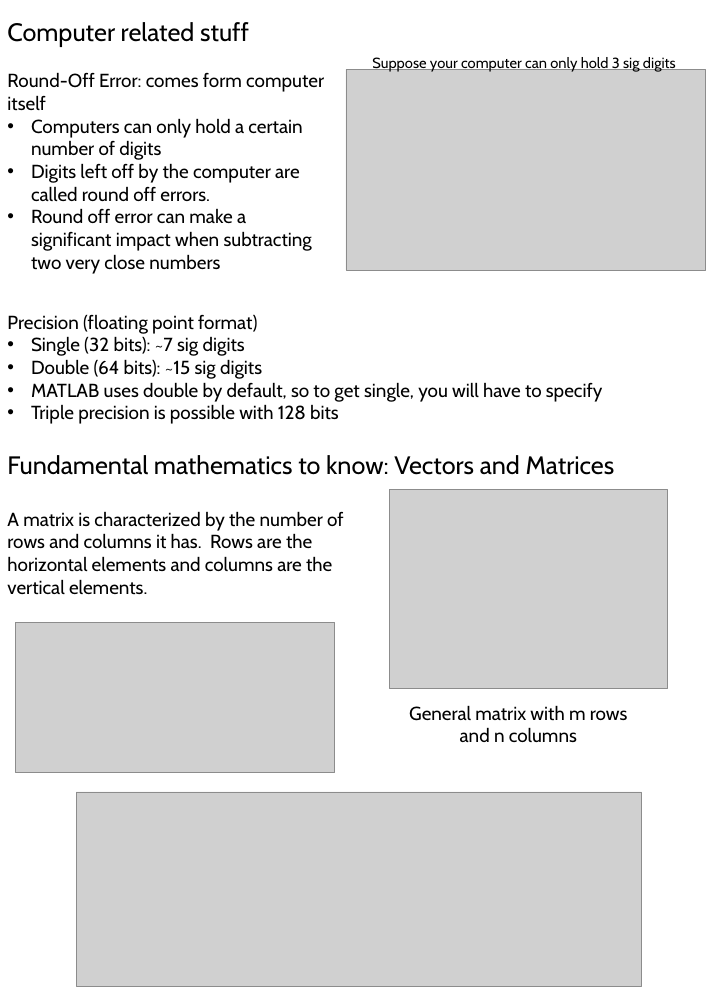
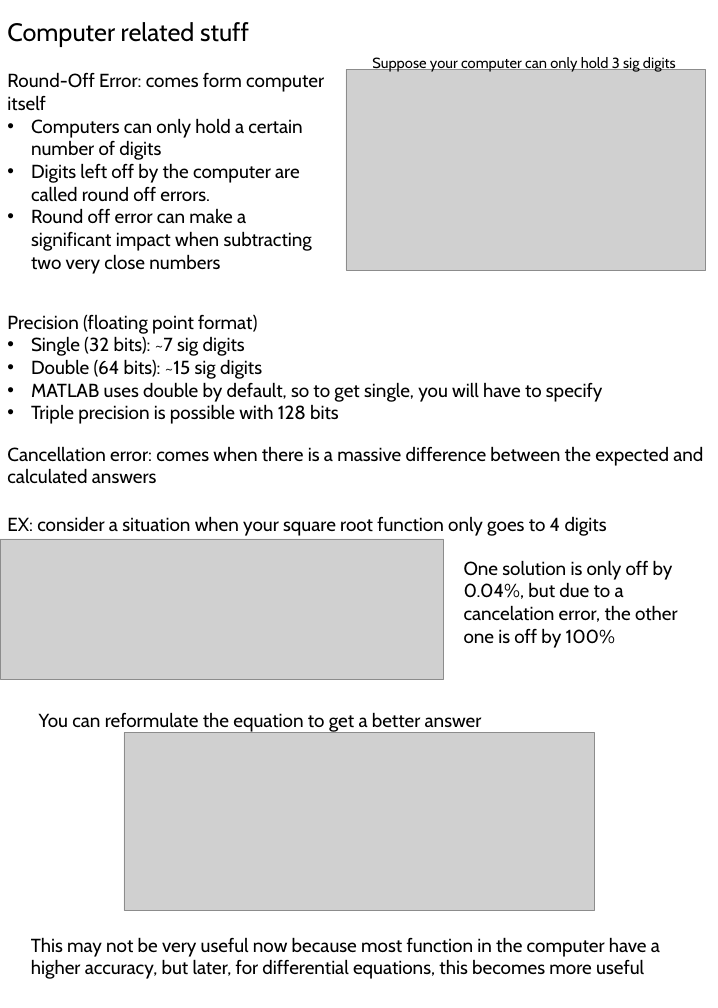
Before and after one commit to 1980s-Space-Guy/Fall24Classes, a slide deck: slide 4 of NumericalAnalysis.pptx. Drawn at 718x1008 pixels with LibreOffice and Linux fonts; fonts in the diff are those of the drawing; grey boxes stand for pictures. Boxes give left, top, right and bottom in pixels: in the first picture for what was removed or moved away, otherwise in the second. Text is boxed around its words. In the diff, an @@ line names an element or a change of style, - is before the commit and + after.

```diff
--- a/NumericalAnalysis.pptx
+++ b/NumericalAnalysis.pptx
@@ text added at <box>7,446,703,484</box>, 18 pt, text #000000 @@
+Cancellation error: comes when there is a massive difference between the expected and calculated answers
@@ text removed at <box>7,455,615,475</box> @@
-Fundamental mathematics to know: Vectors and Matrices
@@ picture removed at <box>389,490,668,689</box> @@
@@ picture added at <box>0,539,444,679</box> @@
@@ text removed at <box>7,511,344,595</box> @@
-A matrix is characterized by the number of rows and columns it has. Rows are the horizontal elements and columns are the vertical elements.
@@ text added at <box>7,516,607,536</box>, 18 pt, text #000000 @@
+EX: consider a situation when your square root function only goes to 4 digits
@@ text added at <box>464,560,678,648</box>, 18 pt, text #000000 @@
+One solution is only off by 0.04%, but due to a cancelation error, the other one is off by 100%
@@ picture removed at <box>16,622,335,772</box> @@
@@ text added at <box>39,712,482,733</box>, 18 pt, text #000000 @@
+You can reformulate the equation to get a better answer
@@ text removed at <box>409,705,628,742</box> @@
-General matrix with m rows and n columns
@@ picture added at <box>124,732,594,910</box> @@
@@ picture removed at <box>76,792,642,986</box> @@
@@ text added at <box>31,937,660,979</box>, 18 pt, text #000000 @@
+This may not be very useful now because most function in the computer have a higher accuracy, but later, for differential equations, this becomes more useful
```
Also in this commit, not shown: 2 other slides changed, 3 slides added, 2 other files.
